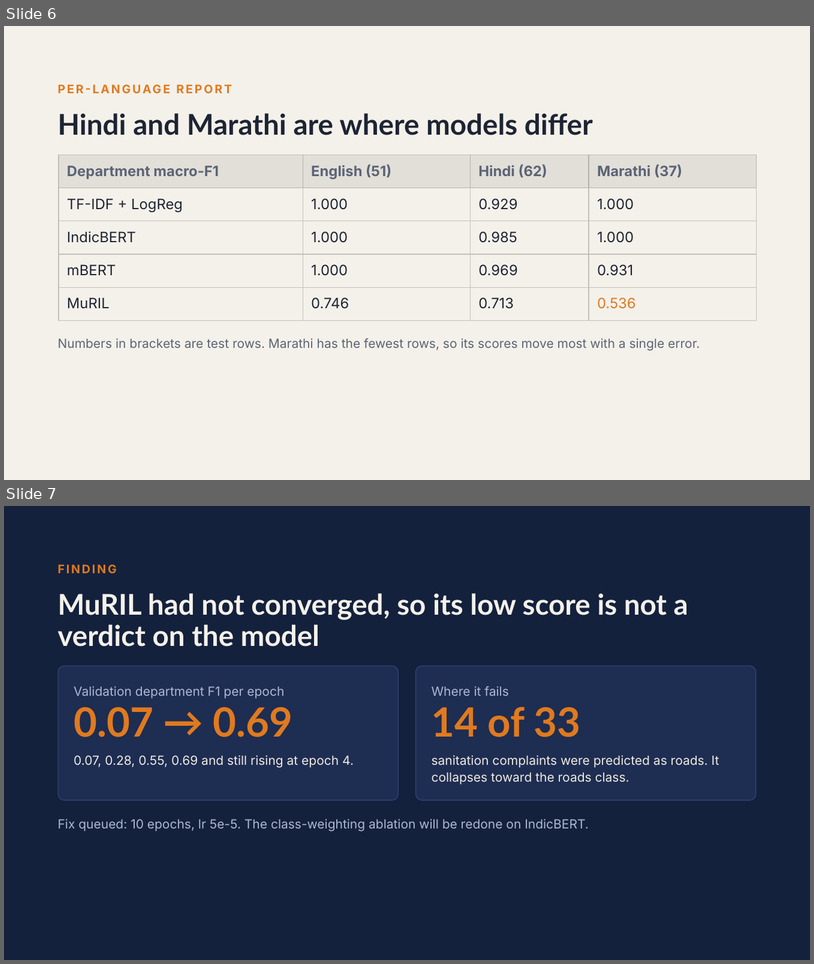
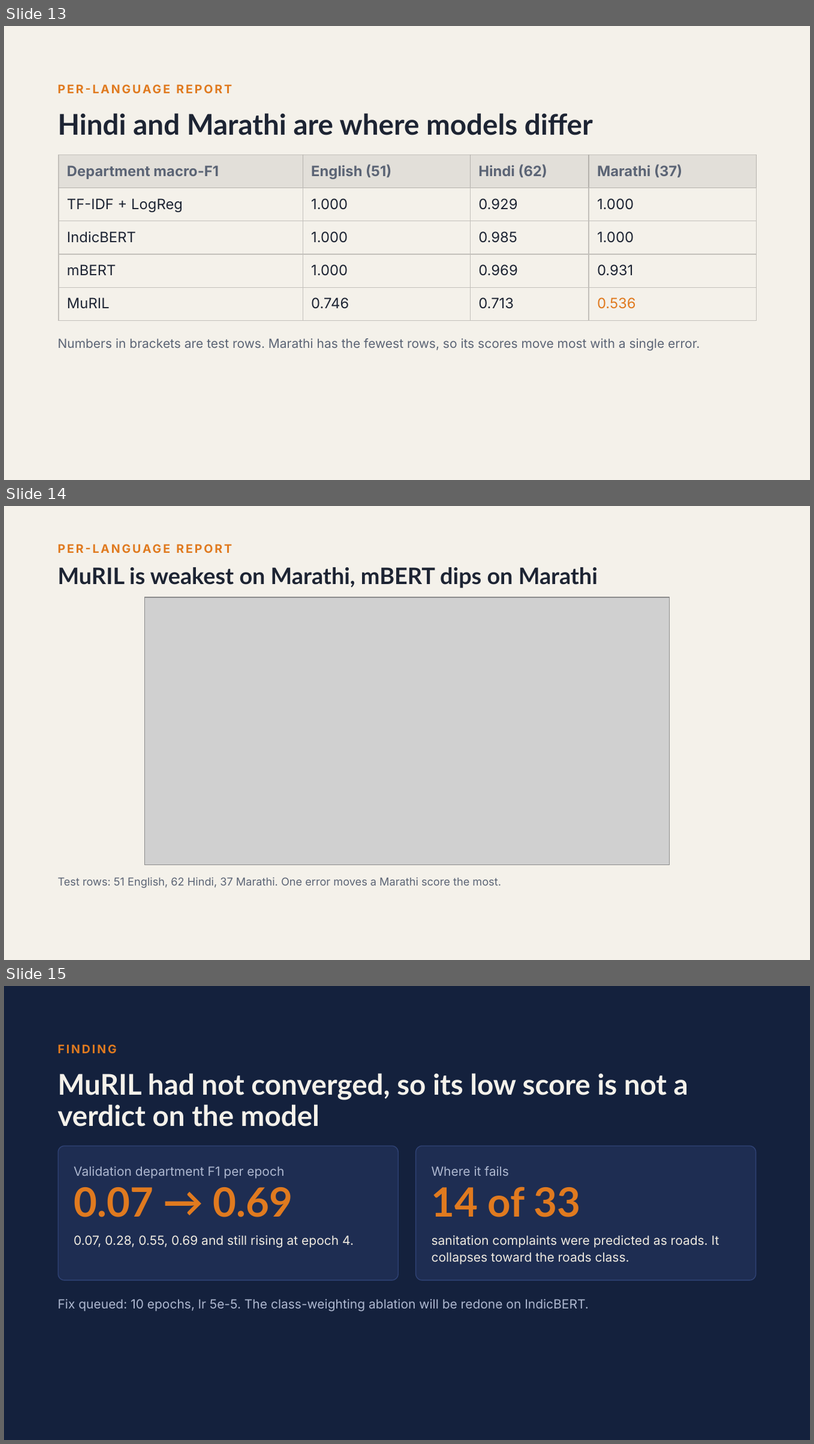
Before and after one commit to sam131725/public_grievenes, a slide deck: docs/slides/P8_Mid-term_Review.pptx. Shown one above the other, each under a label of ours: slides 6 and 7 before the commit, slides 13, 14 and 15 after it. The pictures are 814x964 and 814x1444 pixels, drawn with LibreOffice and Linux fonts; fonts in the diff are those of the drawing; grey boxes stand for pictures. Boxes give left, top, right and bottom in pixels: in the first picture for what was removed or moved away, otherwise in the second. Text is boxed around its words. In the diff, an @@ line names an element or a change of style, - is before the commit and + after.

```diff
--- a/docs/slides/P8_Mid-term_Review.pptx
+++ b/docs/slides/P8_Mid-term_Review.pptx
@@ slide 14 added at [4,506,810,960], background #F4F1EA @@
@@ text added at [58,540,778,558], 14 pt, text #E07A1F, bold @@
+PER-LANGUAGE REPORT
@@ title added at [58,567,598,588], 27 pt, text #1D2433, bold @@
+MuRIL is weakest on Marathi, mBERT dips on Marathi
@@ picture added at [145,597,670,865] @@
@@ text added at [58,877,501,888], 13 pt, text #5B6475 @@
+Test rows: 51 English, 62 Hindi, 37 Marathi. One error moves a Marathi score the most.
@@ what was slide 6 is now slide 13 @@
@@ what was slide 7 is now slide 15 @@
```
Also in this commit, not shown: 1 slide changed, 12 other slides added.
